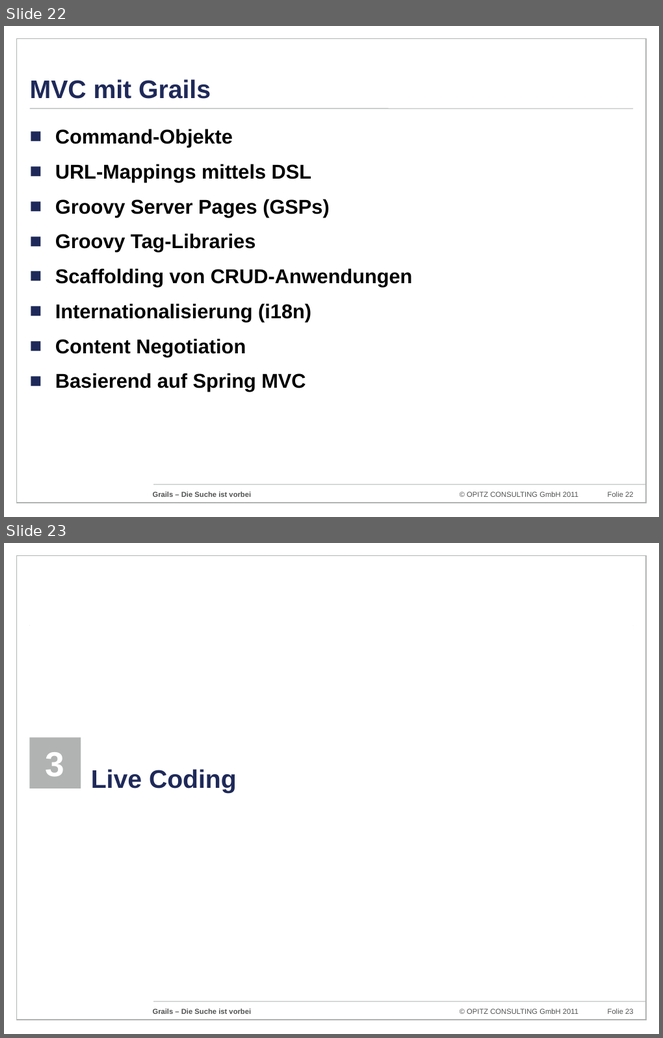
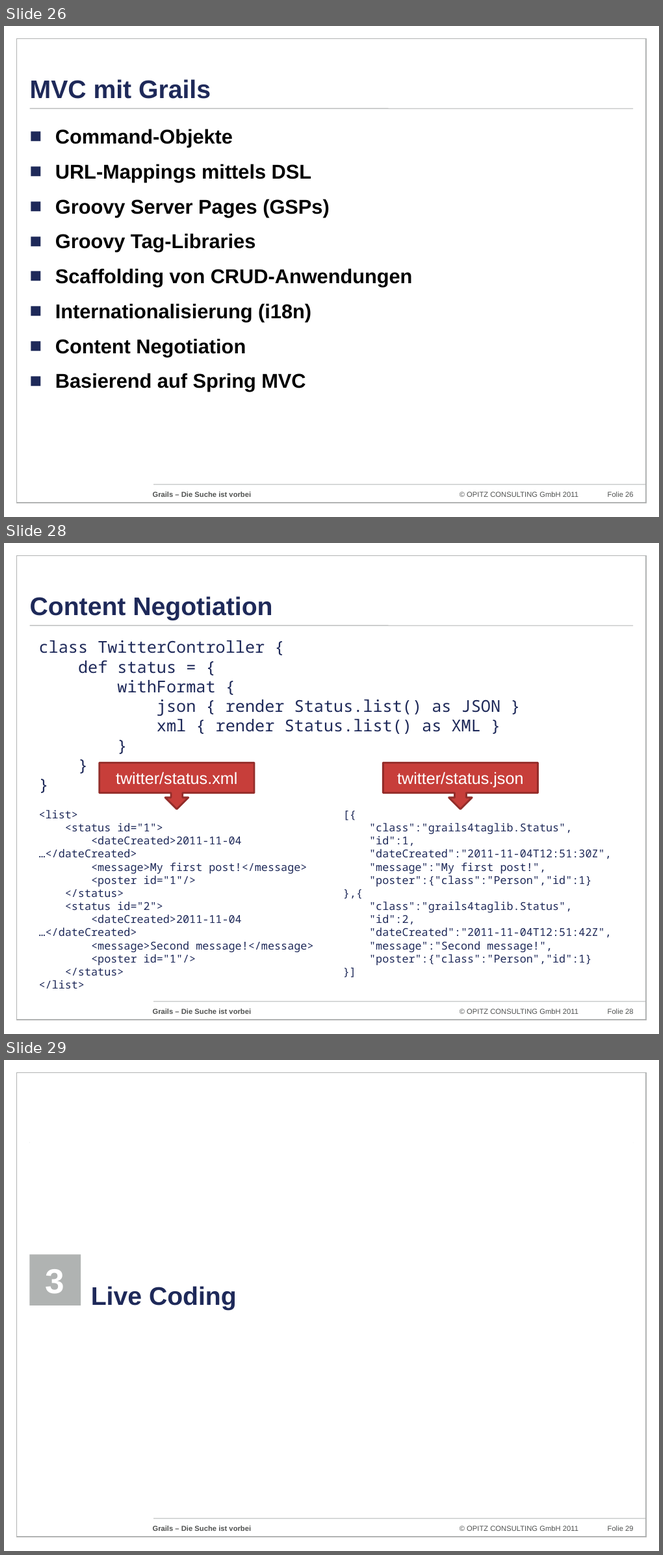
Before and after one commit to codescape/presentations, a slide deck: grails-die-suche-ist-vorbei/grails-doagkonferenz-2011.pptx. Shown one above the other, each under a label of ours: slides 22 and 23 before the commit, slides 26, 28 and 29 after it; the slides between them are not shown. The pictures are 663x1038 and 663x1555 pixels, drawn with LibreOffice and Linux fonts; fonts in the diff are those of the drawing; background and template pictures are left out. Boxes give left, top, right and bottom in pixels: in the first picture for what was removed or moved away, otherwise in the second. Text is boxed around its words. In the diff, an @@ line names an element or a change of style, - is before the commit and + after.

Commit message:
updated slides

```diff
--- a/grails-die-suche-ist-vorbei/grails-doagkonferenz-2011.pptx
+++ b/grails-die-suche-ist-vorbei/grails-doagkonferenz-2011.pptx
@@ slide 28 added at (4, 543, 659, 1034), background #FFFFFF; not listed: 6 template elements that a slide beside it also shows @@
@@ title added at (30, 596, 272, 620), 28 pt, text #1E2959, bold @@
+Content Negotiation
@@ text added at (39, 641, 501, 734), 18 pt, text #1E2959 @@
+class TwitterController {
+def status = {
+withFormat {
+json { render Status.list() as JSON }
+xml { render Status.list() as XML }
+}
+}
+}
@@ down arrow callout added at (100, 763, 254, 809), fill #C73E3A, outline #932E2B 2 pt, 18 pt, text #FFFFFF @@
+twitter/status.xml
@@ down arrow callout added at (384, 763, 538, 809), fill #C73E3A, outline #932E2B 2 pt, 18 pt, text #FFFFFF @@
+twitter/status.json
@@ text added at (39, 810, 313, 989), 12 pt, text #1E2959 @@
+<list>
+<status id="1">
+<dateCreated>2011-11-04 …</dateCreated>
+<message>My first post!</message>
+<poster id="1"/>
+</status>
+<status id="2">
+<dateCreated>2011-11-04 …</dateCreated>
+<message>Second message!</message>
+<poster id="1"/>
+</status>
+</list>
@@ text added at (369, 823, 612, 965), 12 pt, text #1E2959 @@
+[{
+"class":"grails4taglib.Status",
+"id":1,
+"dateCreated":"2011-11-04T12:51:30Z",
+"message":"My first post!",
+"poster":{"class":"Person","id":1}
+},{
+"class":"grails4taglib.Status",
+"id":2,
+"dateCreated":"2011-11-04T12:51:42Z",
+"message":"Second message!",
+"poster":{"class":"Person","id":1}
+}]
@@ what was slide 22 is now slide 26 @@
@@ page number at (608, 492, 633, 497): text changed @@
-Folie 22
+Folie 26
@@ what was slide 23 is now slide 29 @@
@@ page number at (608, 1526, 633, 1531): text changed @@
-Folie 23
+Folie 29
```
Also in this commit, not shown: 1 slide changed, 5 other slides added.
